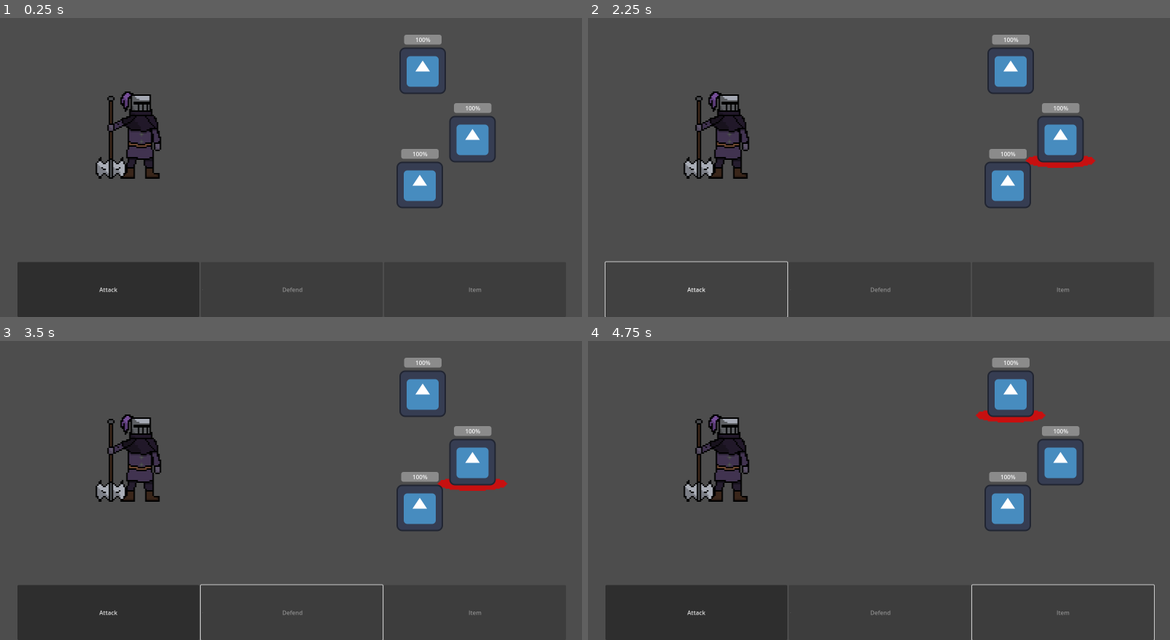
Above: before the commit, frames 1-4 (two rows, left to right).
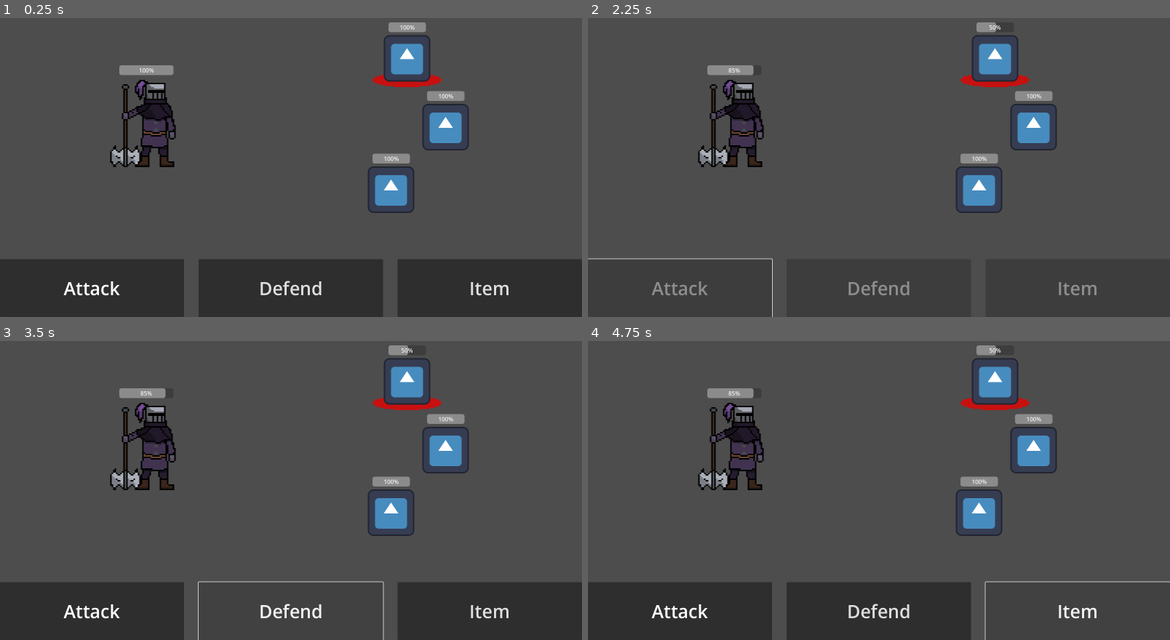
Above: after the commit, the same moments.

Repository: mwingerden/Shinko
Game: Godot game, scene res://Scenes/Levels/level_1.tscn
Same seed, same stepped clock (60 frames per second), same inputs: the game is played once before the commit and once after it. The engine's default icon, where the game draws it, is replaced by a stand-in: a white triangle on a blue panel in a dark square.
Inputs (mouse positions are in pixels of both pictures, inside the frame that each line leads up to):
- Up to frame 1 (0.25 s): no input
- Up to frame 2 (2.25 s): click "Attack" at 0.5 s; tap Enter at 1.25 s; hold Up (ui_up) 1.28-2.03 s; tap Space at 2 s; hold Down (ui_down) from 2.03 s (still down)
- Up to frame 3 (3.5 s): release Down (ui_down) at 2.75 s; click (291, 610) at 2.75 s, where only the run after the commit has a clickable "Defend"
- Up to frame 4 (4.75 s): click (1076, 610) at 3.5 s, where only the run after the commit has a clickable "Item"; tap Enter at 4.25 s; hold Up (ui_up) from 4.28 s (still down)

The runs differ from the first frame. In frame 1, 11% of the frame differs, in the area x 0-100%, y 1-100%; in frame 2, 8.8%; in frame 3, 11%; in frame 4, 10%.

Commit message:
Finished a simple turned based combat scenario.

Diff:
--- a/Scenes/Enemies/axe_enemy.tscn
+++ /dev/null
@@ -1,32 +0,0 @@
-[gd_scene load_steps=5 format=3 uid="uid://ceoqfxrqkw12k"]
-
-[ext_resource type="Script" path="res://Scripts/Enemies/enemy.gd" id="1_m6wna"]
-[ext_resource type="Texture2D" uid="uid://bj6dj5o8jmjk7" path="res://icon.svg" id="2_iqoad"]
-[ext_resource type="Texture2D" uid="uid://bgax3msu3hmqe" path="res://Assets/Sprites/Utility/Selected.png" id="2_jys3y"]
-
-[sub_resource type="RectangleShape2D" id="RectangleShape2D_q78wt"]
-
-[node name="AxeEnemy" type="CharacterBody2D"]
-script = ExtResource("1_m6wna")
-
-[node name="Selected" type="Sprite2D" parent="."]
-visible = false
-position = Vector2(0, -17)
-scale = Vector2(3, 3)
-texture = ExtResource("2_jys3y")
-vframes = 6
-
-[node name="Sprite2D" type="Sprite2D" parent="."]
-texture = ExtResource("2_iqoad")
-
-[node name="CollisionShape2D" type="CollisionShape2D" parent="."]
-shape = SubResource("RectangleShape2D_q78wt")
-
-[node name="AnimationPlayer" type="AnimationPlayer" parent="."]
-
-[node name="Health" type="ProgressBar" parent="."]
-offset_left = -51.0
-offset_top = -99.0
-offset_right = 52.0
-offset_bottom = -72.0
-value = 100.0
--- /dev/null
+++ b/Scenes/Enemies/enemy_axe.tscn
@@ -0,0 +1,32 @@
+[gd_scene load_steps=5 format=3 uid="uid://ceoqfxrqkw12k"]
+
+[ext_resource type="Script" path="res://Scripts/Enemies/enemy.gd" id="1_vb72k"]
+[ext_resource type="Texture2D" uid="uid://bgax3msu3hmqe" path="res://Assets/Sprites/Utility/Selected.png" id="2_uku2n"]
+[ext_resource type="Texture2D" uid="uid://bj6dj5o8jmjk7" path="res://icon.svg" id="3_5g3ak"]
+
+[sub_resource type="RectangleShape2D" id="RectangleShape2D_q78wt"]
+
+[node name="EnemyAxe" type="CharacterBody2D" groups=["Enemy"]]
+script = ExtResource("1_vb72k")
+
+[node name="Selected" type="Sprite2D" parent="." groups=["Enemy"]]
+visible = false
+position = Vector2(0, -17)
+scale = Vector2(3, 3)
+texture = ExtResource("2_uku2n")
+vframes = 6
+
+[node name="Sprite2D" type="Sprite2D" parent="." groups=["Enemy"]]
+texture = ExtResource("3_5g3ak")
+
+[node name="CollisionShape2D" type="CollisionShape2D" parent="." groups=["Enemy"]]
+shape = SubResource("RectangleShape2D_q78wt")
+
+[node name="AnimationPlayer" type="AnimationPlayer" parent="." groups=["Enemy"]]
+
+[node name="Health" type="ProgressBar" parent="." groups=["Enemy"]]
+offset_left = -51.0
+offset_top = -99.0
+offset_right = 52.0
+offset_bottom = -72.0
+value = 100.0
--- /dev/null
+++ b/Scenes/Enemies/enemy_spear.tscn
@@ -0,0 +1,32 @@
+[gd_scene load_steps=5 format=3 uid="uid://cul21ipddiisb"]
+
+[ext_resource type="Script" path="res://Scripts/Enemies/enemy.gd" id="1_dsn3t"]
+[ext_resource type="Texture2D" uid="uid://bgax3msu3hmqe" path="res://Assets/Sprites/Utility/Selected.png" id="2_vvhpx"]
+[ext_resource type="Texture2D" uid="uid://bj6dj5o8jmjk7" path="res://icon.svg" id="3_b7kyx"]
+
+[sub_resource type="RectangleShape2D" id="RectangleShape2D_n4np2"]
+
+[node name="EnemySpear" type="CharacterBody2D" groups=["Enemy"]]
+script = ExtResource("1_dsn3t")
+
+[node name="Selected" type="Sprite2D" parent="." groups=["Enemy"]]
+visible = false
+position = Vector2(0, -17)
+scale = Vector2(3, 3)
+texture = ExtResource("2_vvhpx")
+vframes = 6
+
+[node name="Sprite2D" type="Sprite2D" parent="." groups=["Enemy"]]
+texture = ExtResource("3_b7kyx")
+
+[node name="CollisionShape2D" type="CollisionShape2D" parent="." groups=["Enemy"]]
+shape = SubResource("RectangleShape2D_n4np2")
+
+[node name="AnimationPlayer" type="AnimationPlayer" parent="." groups=["Enemy"]]
+
+[node name="Health" type="ProgressBar" parent="." groups=["Enemy"]]
+offset_left = -51.0
+offset_top = -99.0
+offset_right = 52.0
+offset_bottom = -72.0
+value = 100.0
--- a/Scenes/Enemies/sword_enemy.tscn
+++ b/Scenes/Enemies/enemy_sword.tscn
@@ -6,25 +6,25 @@
 
 [sub_resource type="RectangleShape2D" id="RectangleShape2D_ki30x"]
 
-[node name="SwordEnemy" type="CharacterBody2D"]
+[node name="EnemySword" type="CharacterBody2D" groups=["Enemy"]]
 script = ExtResource("1_2wkh4")
 
-[node name="Selected" type="Sprite2D" parent="."]
+[node name="Selected" type="Sprite2D" parent="." groups=["Enemy"]]
 visible = false
 position = Vector2(0, -17)
 scale = Vector2(3, 3)
 texture = ExtResource("2_swqhw")
 vframes = 6
 
-[node name="Sprite2D" type="Sprite2D" parent="."]
+[node name="Sprite2D" type="Sprite2D" parent="." groups=["Enemy"]]
 texture = ExtResource("2_b4u55")
 
-[node name="AnimationPlayer" type="AnimationPlayer" parent="."]
+[node name="AnimationPlayer" type="AnimationPlayer" parent="." groups=["Enemy"]]
 
-[node name="CollisionShape2D" type="CollisionShape2D" parent="."]
+[node name="CollisionShape2D" type="CollisionShape2D" parent="." groups=["Enemy"]]
 shape = SubResource("RectangleShape2D_ki30x")
 
-[node name="Health" type="ProgressBar" parent="."]
+[node name="Health" type="ProgressBar" parent="." groups=["Enemy"]]
 offset_left = -51.0
 offset_top = -99.0
 offset_right = 52.0
--- a/Scenes/Enemies/spear_enemy.tscn
+++ /dev/null
@@ -1,32 +0,0 @@
-[gd_scene load_steps=5 format=3 uid="uid://cul21ipddiisb"]
-
-[ext_resource type="Script" path="res://Scripts/Enemies/enemy.gd" id="1_mfkis"]
-[ext_resource type="Texture2D" uid="uid://bgax3msu3hmqe" path="res://Assets/Sprites/Utility/Selected.png" id="2_6a8tr"]
-[ext_resource type="Texture2D" uid="uid://bj6dj5o8jmjk7" path="res://icon.svg" id="2_32wws"]
-
-[sub_resource type="RectangleShape2D" id="RectangleShape2D_n4np2"]
-
-[node name="SpearEnemy" type="CharacterBody2D"]
-script = ExtResource("1_mfkis")
-
-[node name="Selected" type="Sprite2D" parent="."]
-visible = false
-position = Vector2(0, -17)
-scale = Vector2(3, 3)
-texture = ExtResource("2_6a8tr")
-vframes = 6
-
-[node name="Sprite2D" type="Sprite2D" parent="."]
-texture = ExtResource("2_32wws")
-
-[node name="CollisionShape2D" type="CollisionShape2D" parent="."]
-shape = SubResource("RectangleShape2D_n4np2")
-
-[node name="AnimationPlayer" type="AnimationPlayer" parent="."]
-
-[node name="Health" type="ProgressBar" parent="."]
-offset_left = -51.0
-offset_top = -99.0
-offset_right = 52.0
-offset_bottom = -72.0
-value = 100.0
--- a/Scenes/Levels/level_1.tscn
+++ b/Scenes/Levels/level_1.tscn
@@ -1,46 +1,79 @@
-[gd_scene load_steps=4 format=3 uid="uid://duk36yggkeau6"]
+[gd_scene load_steps=6 format=3 uid="uid://duk36yggkeau6"]
 
-[ext_resource type="PackedScene" uid="uid://bbehuimg23t2u" path="res://Scenes/Utility/enemy_group_1.tscn" id="1_jtqnb"]
-[ext_resource type="PackedScene" uid="uid://dn8gq2s5ag5ul" path="res://Scenes/Utility/player_group.tscn" id="2_vw0gq"]
+[ext_resource type="PackedScene" uid="uid://bbehuimg23t2u" path="res://Scenes/Utility/group_enemy_1.tscn" id="1_jtqnb"]
+[ext_resource type="Script" path="res://Scripts/Utility/battle.gd" id="1_n7xxg"]
+[ext_resource type="PackedScene" uid="uid://xph3348axmlc" path="res://Scenes/Player/player.tscn" id="3_xpy4m"]
 
-[sub_resource type="CanvasTexture" id="CanvasTexture_8cw28"]
+[sub_resource type="StyleBoxFlat" id="StyleBoxFlat_5bpa1"]
+bg_color = Color(1, 1, 1, 0)
+
+[sub_resource type="StyleBoxFlat" id="StyleBoxFlat_ubs5f"]
+bg_color = Color(1, 1, 1, 1)
 
 [node name="Level1" type="Node2D"]
 
-[node name="EnemyGroup1" parent="." instance=ExtResource("1_jtqnb")]
-position = Vector2(1162, 223)
+[node name="Actions" type="Control" parent="."]
+layout_mode = 3
+anchors_preset = 0
+offset_right = 1600.0
+offset_bottom = 900.0
 
-[node name="PlayerGroup" parent="." instance=ExtResource("2_vw0gq")]
-position = Vector2(363, 392)
-
-[node name="CanvasLayer" type="CanvasLayer" parent="."]
-
-[node name="Choice" type="HBoxContainer" parent="CanvasLayer"]
+[node name="Panel" type="Panel" parent="Actions"]
+layout_mode = 1
 anchors_preset = 12
 anchor_top = 1.0
 anchor_right = 1.0
 anchor_bottom = 1.0
-offset_left = 48.0
-offset_top = -151.0
+offset_top = -159.0
+offset_bottom = 1.0
 grow_horizontal = 2
 grow_vertical = 0
-size_flags_horizontal = 6
-size_flags_vertical = 6
+theme_override_styles/panel = SubResource("StyleBoxFlat_5bpa1")
 
-[node name="Attack" type="Button" parent="CanvasLayer/Choice"]
-custom_minimum_size = Vector2(500, 150)
+[node name="HBoxContainer" type="HBoxContainer" parent="Actions/Panel"]
+layout_mode = 1
+anchors_preset = 12
+anchor_top = 1.0
+anchor_right = 1.0
+anchor_bottom = 1.0
+offset_top = -160.0
+grow_horizontal = 2
+grow_vertical = 0
+theme_override_constants/separation = 40
+alignment = 1
+
+[node name="Attack" type="Button" parent="Actions/Panel/HBoxContainer"]
 layout_mode = 2
-text = "Attack"
+size_flags_horizontal = 3
+theme_override_colors/font_color = Color(1, 1, 1, 1)
+theme_override_colors/font_hover_color = Color(0, 0, 0, 1)
+theme_override_font_sizes/font_size = 50
+theme_override_styles/hover = SubResource("StyleBoxFlat_ubs5f")
+text = "Attack
+"
 
-[node name="Defend" type="Button" parent="CanvasLayer/Choice"]
-custom_minimum_size = Vector2(500, 0)
+[node name="Defend" type="Button" parent="Actions/Panel/HBoxContainer"]
 layout_mode = 2
-disabled = true
-text = "Defend"
-icon = SubResource("CanvasTexture_8cw28")
+size_flags_horizontal = 3
+theme_override_font_sizes/font_size = 50
+text = "Defend
+"
 
-[node name="Item" type="Button" parent="CanvasLayer/Choice"]
-custom_minimum_size = Vector2(500, 0)
+[node name="Item" type="Button" parent="Actions/Panel/HBoxContainer"]
 layout_mode = 2
-disabled = true
-text = "Item"
+size_flags_horizontal = 3
+theme_override_font_sizes/font_size = 50
+text = "Item
+"
+
+[node name="Battle" type="Node2D" parent="."]
+script = ExtResource("1_n7xxg")
+
+[node name="Player" parent="Battle" instance=ExtResource("3_xpy4m")]
+position = Vector2(403, 360)
+
+[node name="GroupEnemy1" parent="Battle" instance=ExtResource("1_jtqnb")]
+position = Vector2(1119, 189)
+script = null
+
+[connection signal="pressed" from="Actions/Panel/HBoxContainer/Attack" to="Battle" method="_on_attack_pressed"]
--- a/Scenes/Player/player.tscn
+++ b/Scenes/Player/player.tscn
@@ -17,3 +17,10 @@
 
 [node name="CollisionShape2D" type="CollisionShape2D" parent="."]
 shape = SubResource("RectangleShape2D_hyda8")
+
+[node name="Health" type="ProgressBar" parent="."]
+offset_left = -75.0
+offset_top = -152.0
+offset_right = 74.0
+offset_bottom = -125.0
+value = 100.0
--- a/Scenes/Utility/enemy_group_1.tscn
+++ /dev/null
@@ -1,15 +0,0 @@
-[gd_scene load_steps=3 format=3 uid="uid://bbehuimg23t2u"]
-
-[ext_resource type="Script" path="res://Scripts/Utility/enemy_group.gd" id="1_ku0tr"]
-[ext_resource type="PackedScene" uid="uid://ceoqfxrqkw12k" path="res://Scenes/Enemies/axe_enemy.tscn" id="2_li34e"]
-
-[node name="EnemyGroup1" type="Node2D"]
-script = ExtResource("1_ku0tr")
-
-[node name="AxeEnemy" parent="." instance=ExtResource("2_li34e")]
-
-[node name="AxeEnemy2" parent="." instance=ExtResource("2_li34e")]
-position = Vector2(137, 188)
-
-[node name="AxeEnemy3" parent="." instance=ExtResource("2_li34e")]
-position = Vector2(-8, 314)
--- /dev/null
+++ b/Scenes/Utility/group_enemy_1.tscn
@@ -0,0 +1,17 @@
+[gd_scene load_steps=5 format=3 uid="uid://bbehuimg23t2u"]
+
+[ext_resource type="Script" path="res://Scripts/Utility/battle.gd" id="1_ujwlj"]
+[ext_resource type="PackedScene" uid="uid://ceoqfxrqkw12k" path="res://Scenes/Enemies/enemy_axe.tscn" id="2_0adsd"]
+[ext_resource type="PackedScene" uid="uid://cul21ipddiisb" path="res://Scenes/Enemies/enemy_spear.tscn" id="3_v7mxa"]
+[ext_resource type="PackedScene" uid="uid://dyyqli7iqtir6" path="res://Scenes/Enemies/enemy_sword.tscn" id="4_qy2qn"]
+
+[node name="GroupEnemy1" type="Node2D"]
+script = ExtResource("1_ujwlj")
+
+[node name="EnemyAxe" parent="." instance=ExtResource("2_0adsd")]
+
+[node name="EnemySpear" parent="." instance=ExtResource("3_v7mxa")]
+position = Vector2(106, 189)
+
+[node name="EnemySword" parent="." instance=ExtResource("4_qy2qn")]
+position = Vector2(-44, 361)
--- a/Scripts/Enemies/enemy.gd
+++ b/Scripts/Enemies/enemy.gd
@@ -1,11 +1,11 @@
 extends CharacterBody2D
 
-@onready var selected = $Selected
+@onready var selected_sprite = $Selected
 @onready var progress_bar = $Health
 @onready var animation_player = $AnimationPlayer
+var selected = false
 
-@export var MAX_HEALTH = 5
-
+@export var MAX_HEALTH = 2
 var current_health = MAX_HEALTH:
 	set(value):
 		current_health = value
@@ -13,13 +13,24 @@
 		_play_animation()
 
 func _update_progress_bar():
-	progress_bar.value = (current_health/MAX_HEALTH) * 100
+	progress_bar.value = (float(current_health) / MAX_HEALTH) * 100
 
 func _play_animation():
 	pass
 
-func _selected():
-	selected.show()
+func _select():
+	selected_sprite.show()
+	selected = true
 
 func _unselect():
-	selected.hide()
+	selected_sprite.hide()
+	selected = false
+
+func is_selected():
+	return selected
+
+func take_damage(value):
+	current_health = max(0, current_health - value)
+
+func get_current_health():
+	return current_health
--- a/Scripts/Player/player.gd
+++ b/Scripts/Player/player.gd
@@ -1,4 +1,18 @@
 extends CharacterBody2D
 
-func play_turn():
-	print("Player Turn.")
+@onready var progress_bar = $Health
+@export var MAX_HEALTH = 20
+var current_health = MAX_HEALTH:
+	set(value):
+		current_health = value
+		_update_progress_bar()
+		_play_animation()
+
+func _update_progress_bar():
+	progress_bar.value = (float(current_health) / MAX_HEALTH) * 100
+
+func _play_animation():
+	pass
+
+func take_damage(value):
+	current_health -= value
--- /dev/null
+++ b/Scripts/Utility/battle.gd
@@ -0,0 +1,61 @@
+extends Node2D
+
+var enemies = []
+var player = null
+var action_queue = []
+var is_battling = false
+var index = 0
+var enemy_turn = false
+
+func _ready():
+	enemies = find_children("Enemy*")
+	enemies[0]._select()
+	player = get_child(0)
+
+func _process(delta):
+	if !enemy_turn and Input.is_action_just_pressed("ui_up"):
+		if index > 0:
+			index -= 1
+			switch_focus(index, index + 1)
+	elif !enemy_turn and Input.is_action_just_pressed("ui_down"):
+		if index < enemies.size() - 1:
+			index += 1
+			switch_focus(index, index - 1)
+
+	if enemies.size() <= 0:
+		await get_tree().create_timer(.5).timeout
+		get_tree().quit()
+
+func switch_focus(x,y):
+	enemies[x]._select()
+	enemies[y]._unselect()
+
+func _on_attack_pressed():
+	$"../Actions/Panel/HBoxContainer/Attack".disabled = true
+	$"../Actions/Panel/HBoxContainer/Defend".disabled = true
+	$"../Actions/Panel/HBoxContainer/Item".disabled = true
+	enemy_turn = true
+	for i in enemies.size():
+		if enemies[i].is_selected():
+			enemies[i].take_damage(1)
+			if enemies[i].get_current_health() <= 0:
+				#Play Death Animation Here
+				enemies[i].queue_free()
+				enemies.remove_at(i)
+				if enemies.size() > 0:
+					enemies[0]._select()
+					index = 0
+			else:
+				await get_tree().create_timer(.5).timeout
+			break
+	enemies_turn()
+
+func enemies_turn():
+	for i in enemies.size():
+		#Perform Attack Animation
+		player.take_damage(1)
+		await get_tree().create_timer(.5).timeout
+	$"../Actions/Panel/HBoxContainer/Attack".disabled = false
+	$"../Actions/Panel/HBoxContainer/Defend".disabled = false
+	$"../Actions/Panel/HBoxContainer/Item".disabled = false
+	enemy_turn = false
--- a/Scripts/Utility/enemy_group.gd
+++ /dev/null
@@ -1,21 +0,0 @@
-extends Node2D
-
-var enemies:Array = []
-var index = 0
-
-func _ready():
-	enemies = get_children()
-
-func _process(delta):
-	if Input.is_action_just_pressed("ui_up"):
-		if index > 0:
-			index -= 1
-			switch_focus(index, index + 1)
-	if Input.is_action_just_pressed("ui_down"):
-		if index < enemies.size() - 1:
-			index += 1
-			switch_focus(index, index - 1)
-
-func switch_focus(x,y):
-	enemies[x]._selected()
-	enemies[y]._unselect()
